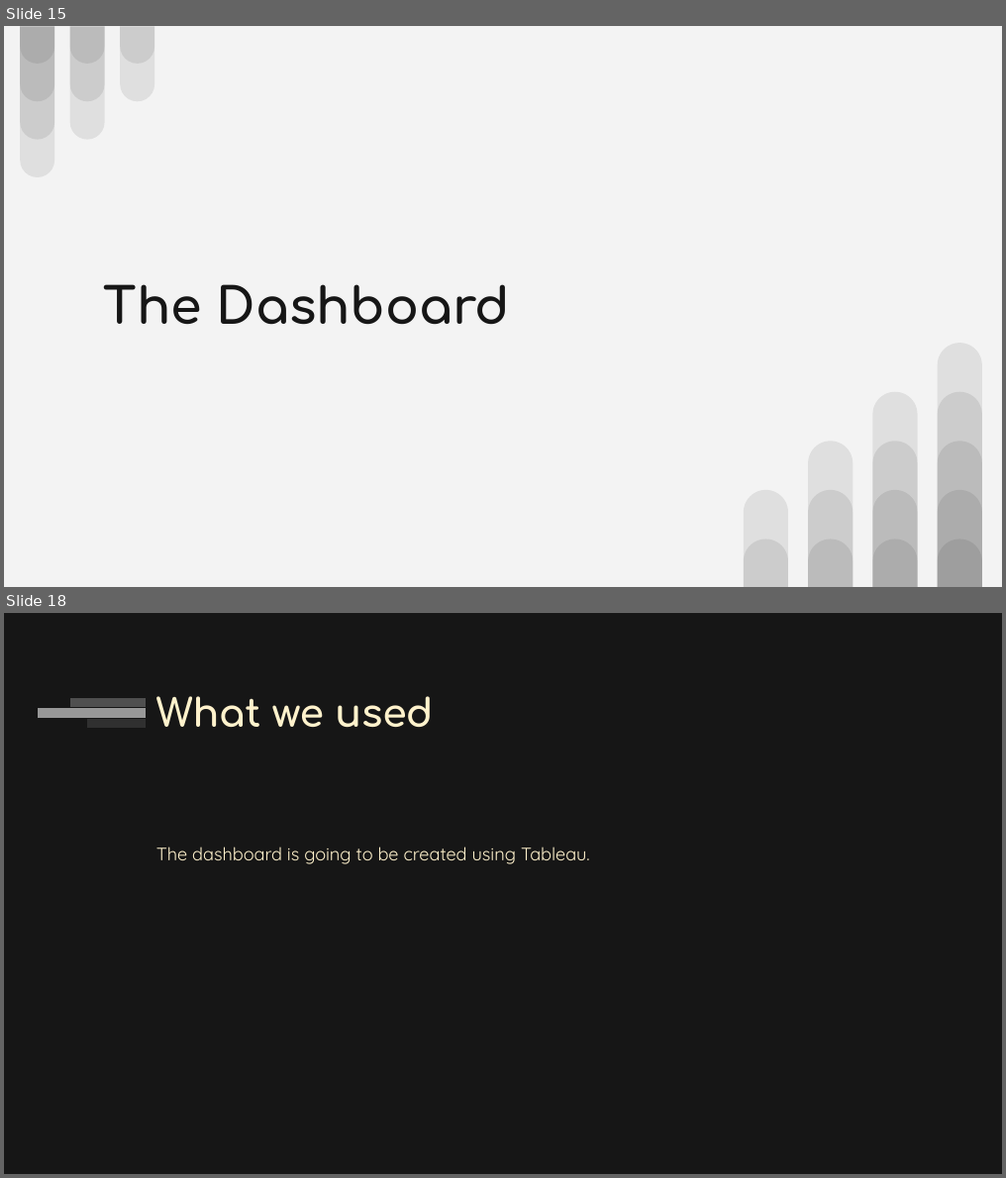
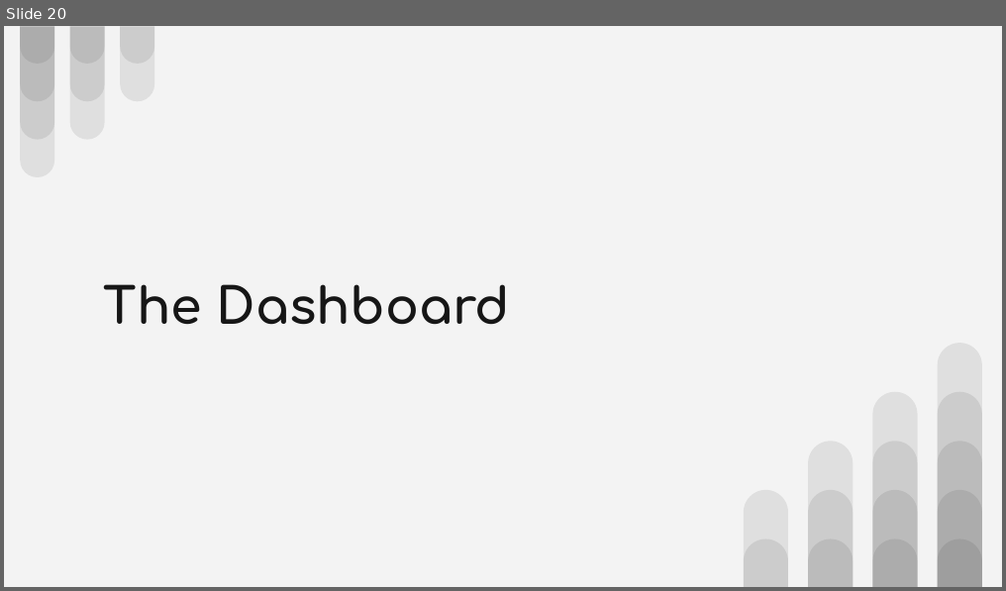
Before and after one commit to adinfinitum225/final_project, a slide deck: media/Final Project - Employment Prosepects.pptx. Shown one above the other, each under a label of ours: slides 15 and 18 before the commit, slide 20 after it; the slides between them are not shown. The pictures are 1006x1178 and 1006x591 pixels, drawn with LibreOffice and Linux fonts; fonts in the diff are those of the drawing. Boxes give left, top, right and bottom in pixels: in the first picture for what was removed or moved away, otherwise in the second. Text is boxed around its words. In the diff, an @@ line names an element or a change of style, - is before the commit and + after.

```diff
--- a/media/Final Project - Employment Prosepects.pptx
+++ b/media/Final Project - Employment Prosepects.pptx
@@ slide 18 removed at box(4, 613, 1002, 1174), background #161616 @@
@@ rectangle removed at box(70, 698, 146, 708) @@
@@ title removed at box(156, 696, 433, 727) @@
-What we used
@@ rectangle removed at box(37, 708, 146, 718) @@
@@ rectangle removed at box(87, 718, 147, 728) @@
@@ text removed at box(156, 847, 590, 864) @@
-The dashboard is going to be created using Tableau.
@@ what was slide 15 is now slide 20 @@
```
Also in this commit, not shown: 2 slides changed, 11 slides added, 1 other slide removed.
